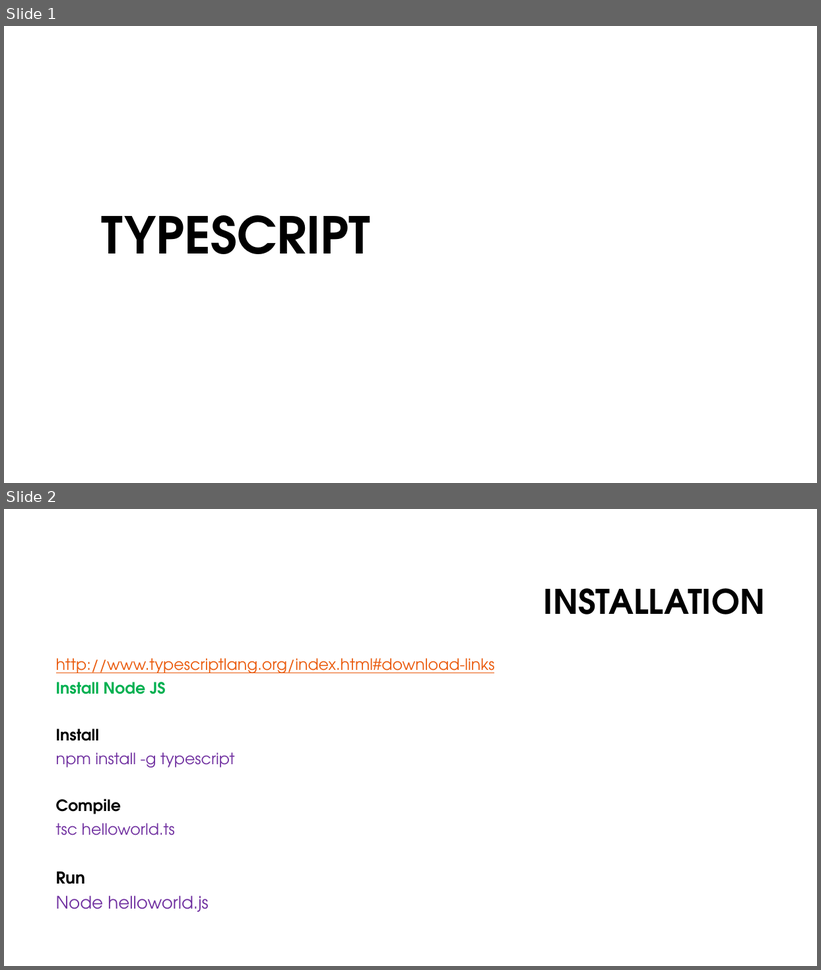
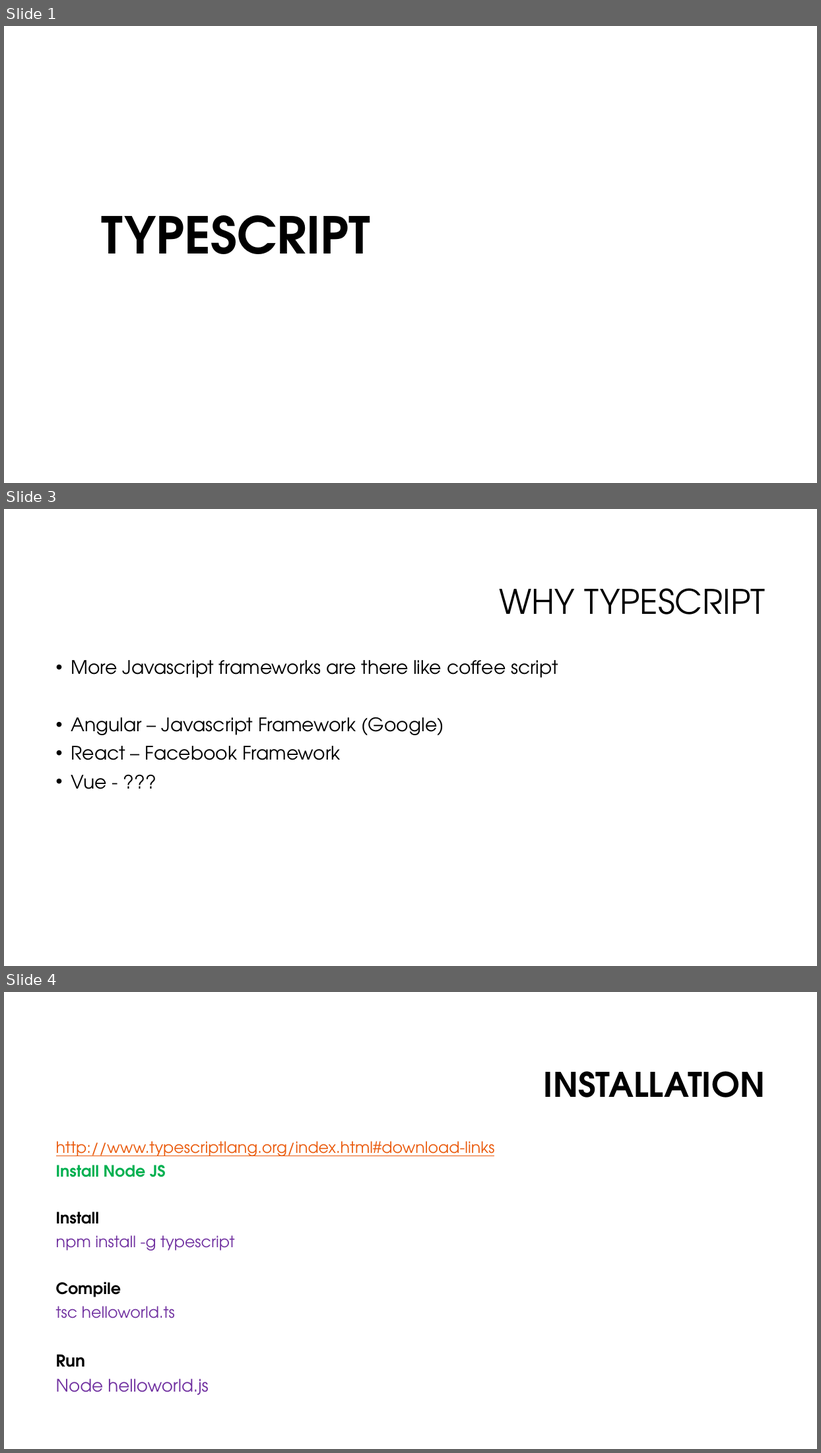
Before and after one commit to monicka2479/Typescript, a slide deck: Typescript Presentation.pptx. Shown one above the other, each under a label of ours: slides 1 and 2 before the commit, slides 1, 3 and 4 after it; the slides between them are not shown. The pictures are 821x970 and 821x1453 pixels, drawn with LibreOffice and Linux fonts; fonts in the diff are those of the drawing; background and template pictures are left out. Boxes give left, top, right and bottom in pixels: in the first picture for what was removed or moved away, otherwise in the second. Text is boxed around its words. In the diff, an @@ line names an element or a change of style, - is before the commit and + after.

```diff
--- a/Typescript Presentation.pptx
+++ b/Typescript Presentation.pptx
@@ slide 3 added at [4,509,817,966], background #FFFFFF @@
@@ title added at [499,588,765,615], 40 pt, text #000000 @@
+WHY TYPESCRIPT
@@ text added at [71,660,558,789], 22 pt, text #000000 @@
+• More Javascript frameworks are there like coffee script
+• Angular – Javascript Framework (Google)
+• React – Facebook Framework
+• Vue - ???
@@ what was slide 2 is now slide 4 @@
```
Also in this commit, not shown: 8 slides changed, 2 other slides added, 6 other files.
